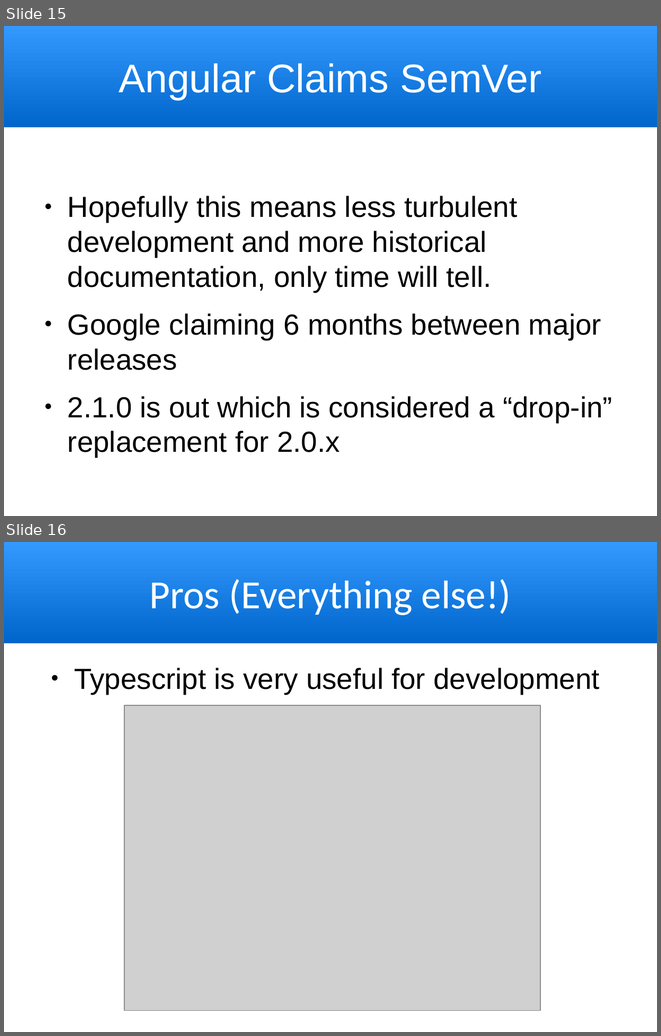
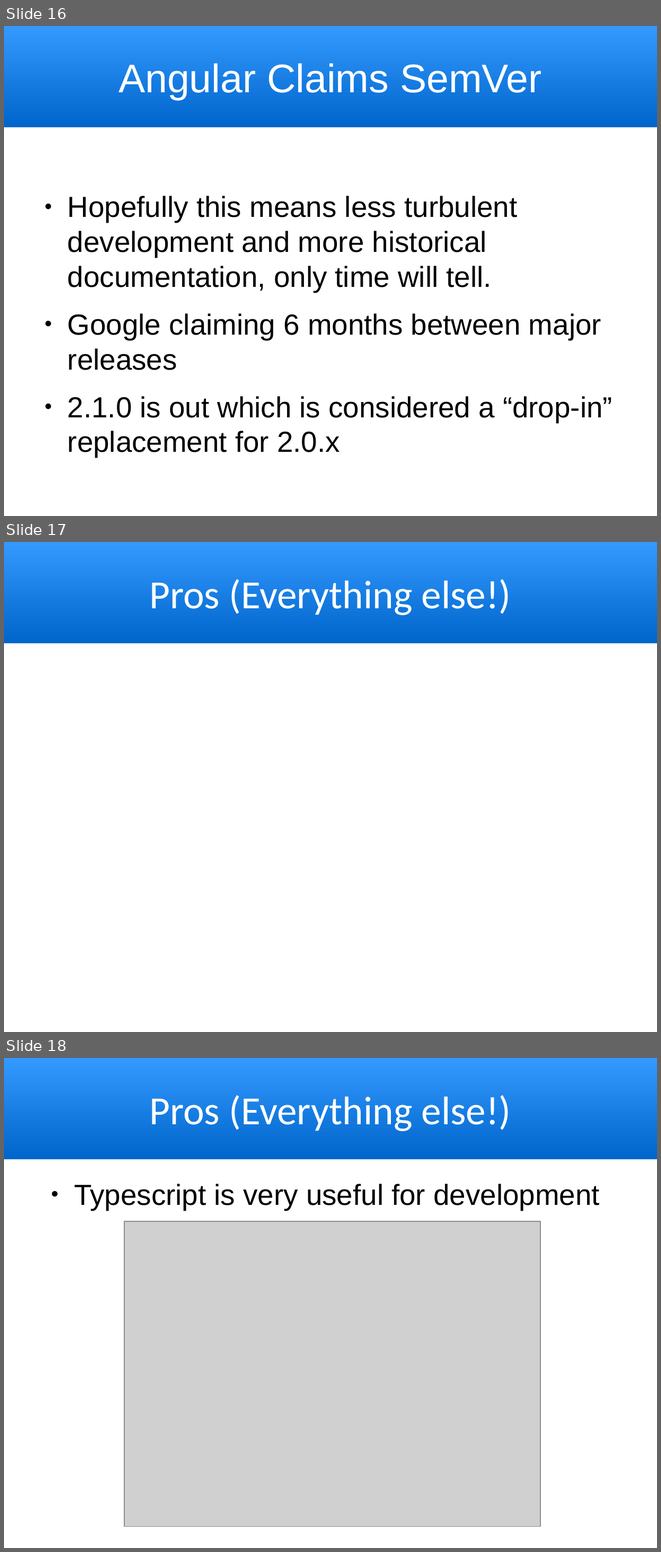
Before and after one commit to trognus/devcon2016, a slide deck: devconNg2.odp. Shown one above the other, each under a label of ours: slides 15 and 16 before the commit, slides 16, 17 and 18 after it. The pictures are 661x1036 and 661x1552 pixels, drawn with LibreOffice and Linux fonts; fonts in the diff are those of the drawing; grey boxes stand for pictures. Boxes give left, top, right and bottom in pixels: in the first picture for what was removed or moved away, otherwise in the second. Text is boxed around its words. In the diff, an @@ line names an element or a change of style, - is before the commit and + after.

```diff
--- a/devconNg2.odp
+++ b/devconNg2.odp
@@ slide 17 added at <box>4,542,657,1032</box>, background #FFFFFF @@
@@ title added at <box>4,542,657,643</box>, fill gradient #0066CC to #3399FF, 44 pt, text #FFFFFF @@
+Pros (Everything else!)
@@ what was slide 15 is now slide 16 @@
@@ what was slide 16 is now slide 18 @@
```
Also in this commit, not shown: 5 slides changed, 1 other slide added, 1 other file.
